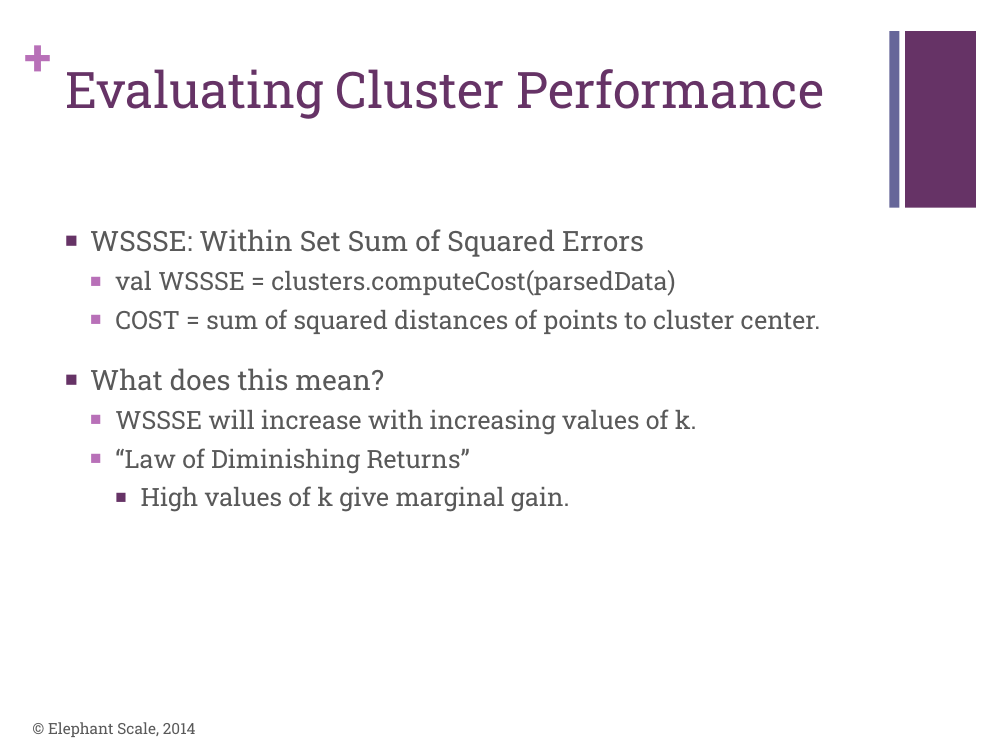
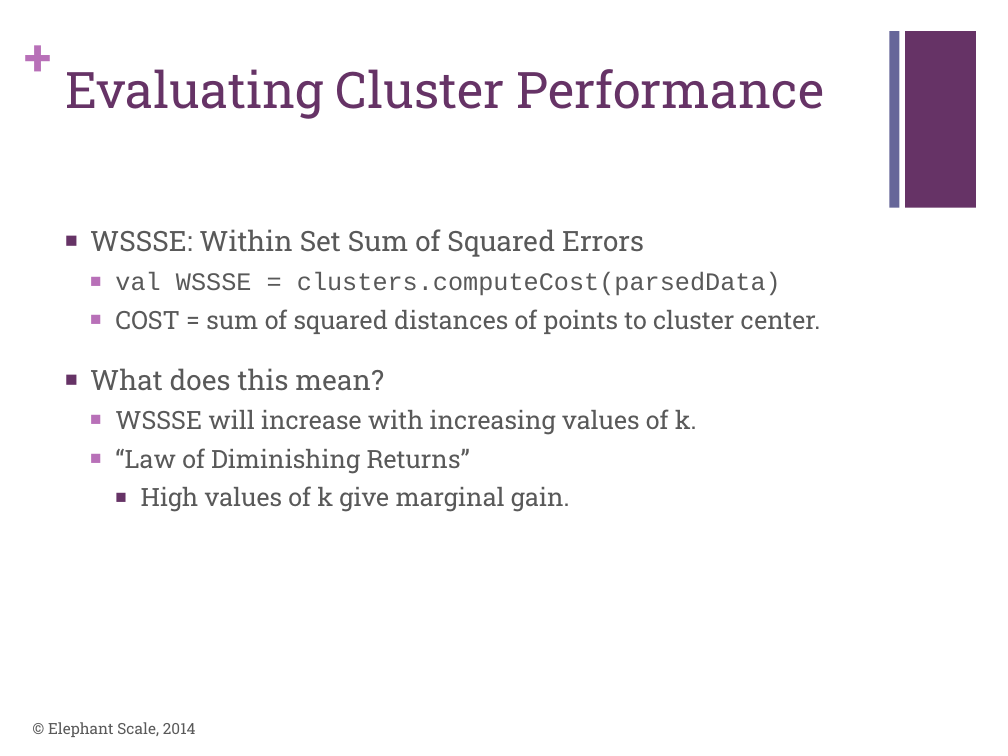
Before and after one commit to mattvinks/spark-labs, a slide deck: slide 26 of slides/MLLib.pptx (slide 22 before the commit). Drawn at 1008x756 pixels with LibreOffice and Linux fonts; fonts in the diff are those of the drawing. Boxes give left, top, right and bottom in pixels: in the first picture for what was removed or moved away, otherwise in the second. Text is boxed around its words. In the diff, an @@ line names an element or a change of style, - is before the commit and + after.

```diff
--- a/slides/MLLib.pptx
+++ b/slides/MLLib.pptx
@@ text at box(115, 272, 781, 295): font Roboto Slab to Courier New in "val WSSSE = clusters.computeCost(parsedData)" @@
```
Also in this commit, not shown: 2 other slides changed, 5 slides added.
